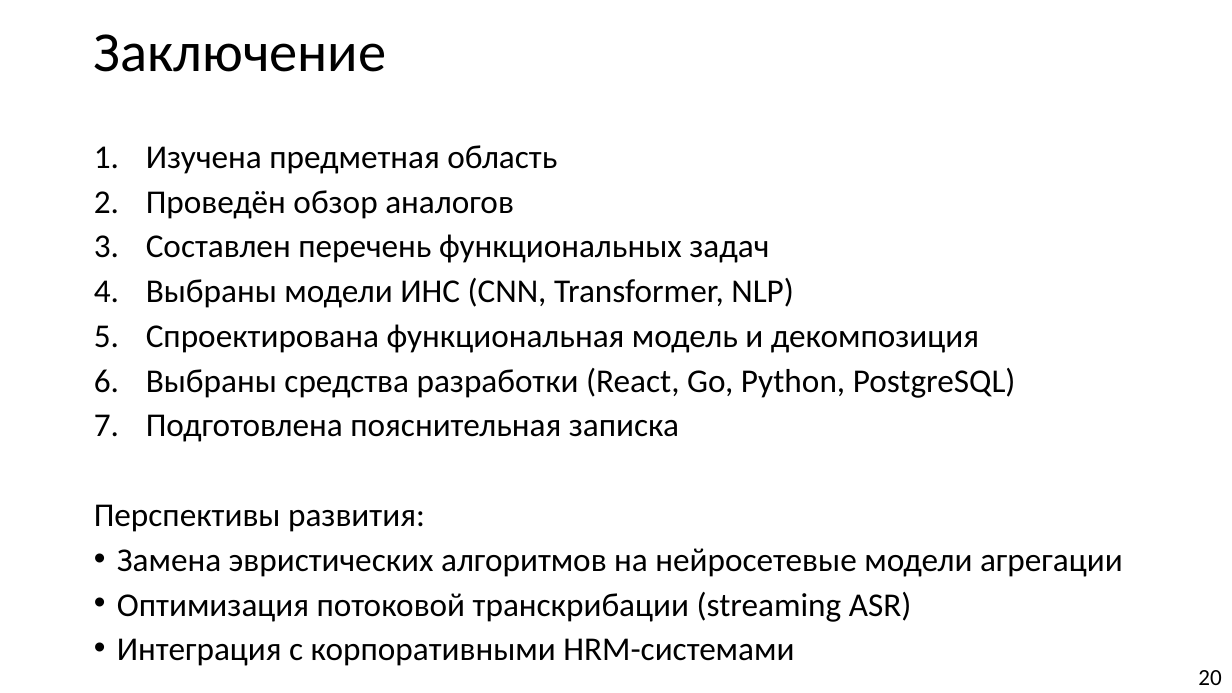
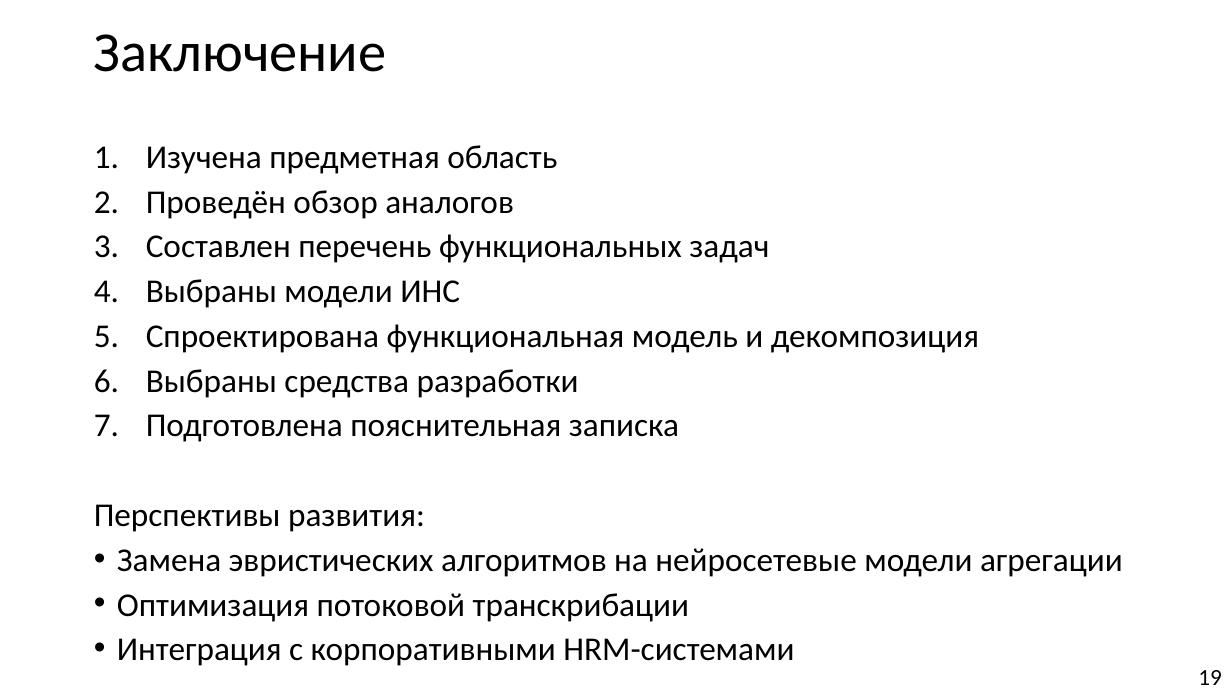
Before and after one commit to Hetsunya/diplom-docs, a slide deck: slide 19 of вкр/презентация по_ВКР_Демьянцев_Виталий_Владиславович_606_22.pptx (slide 20 before the commit). Drawn at 1232x693 pixels with LibreOffice and Linux fonts; fonts in the diff are those of the drawing. Boxes give left, top, right and bottom in pixels: in the first picture for what was removed or moved away, otherwise in the second. Text is boxed around its words. In the diff, an @@ line names an element or a change of style, - is before the commit and + after.

```diff
--- a/вкр/презентация по_ВКР_Демьянцев_Виталий_Владиславович_606_22.pptx
+++ b/вкр/презентация по_ВКР_Демьянцев_Виталий_Владиславович_606_22.pptx
@@ text at (x1=146, y1=279, x2=460, y2=308): text changed @@
-4. Выбраны модели ИНС (CNN, Transformer, NLP)
+4. Выбраны модели ИНС
@@ text at (x1=146, y1=369, x2=579, y2=398): text changed @@
-6. Выбраны средства разработки (React, Go, Python, PostgreSQL)
+6. Выбраны средства разработки
@@ text at (x1=117, y1=593, x2=689, y2=622): text changed @@
-• Оптимизация потоковой транскрибации (streaming ASR)
+• Оптимизация потоковой транскрибации
@@ page number at (x1=1198, y1=670, x2=1221, y2=685): text changed @@
-20
+19
```
Also in this commit, not shown: 4 other slides changed, 1 slide removed, 1 other file.
